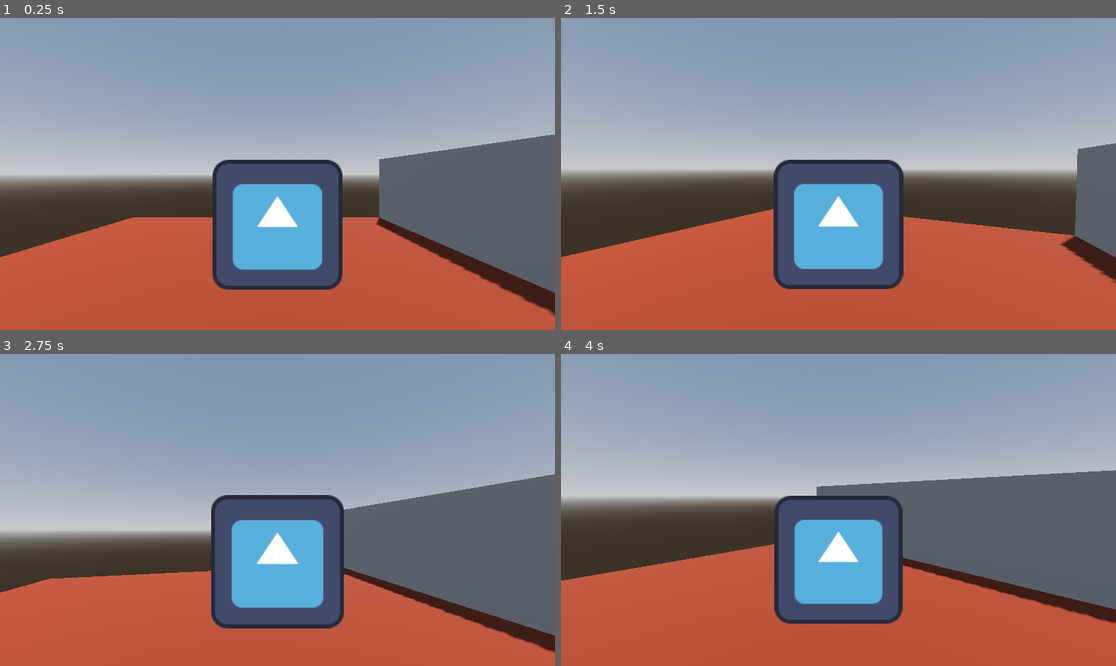
Above: before the commit, frames 1-4 (two rows, left to right).
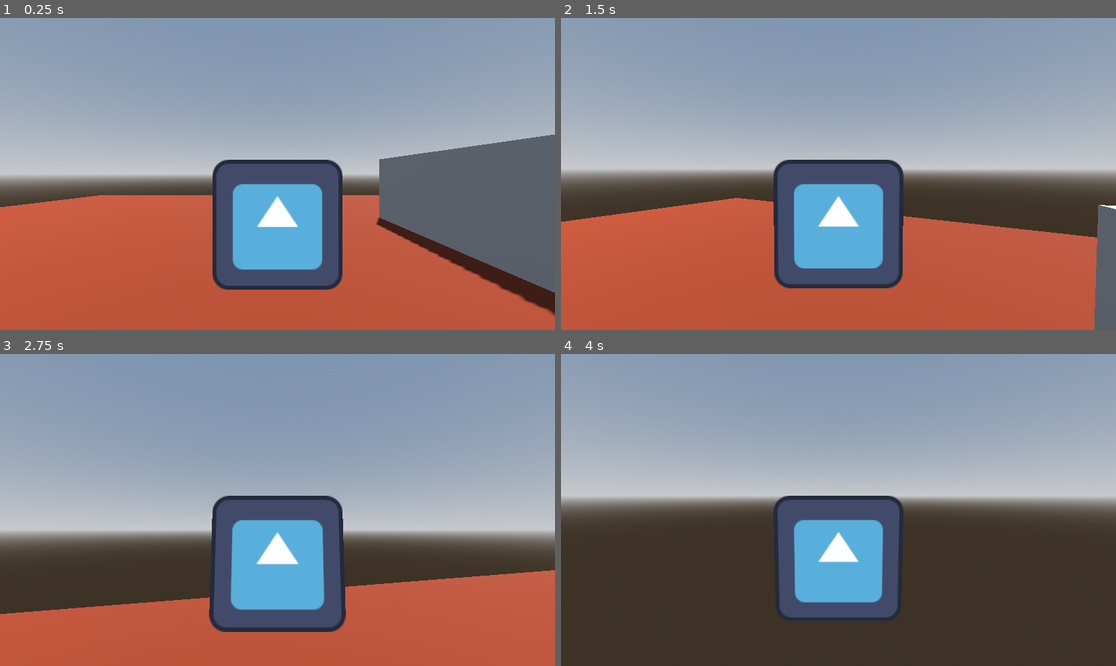
Above: after the commit, the same moments.

Repository: MitchellOpitz/Do-you-WANNA-Jam-2025
Game: Godot game, scene res://scenes/world.tscn
The game is run twice, just before and just after one commit, with the same random seed, the same clock (stepped at 60 frames per second) and the same inputs. This scene is started directly instead of the project's main scene. The engine's default icon, where the game draws it, is replaced by a stand-in: a white triangle on a blue panel in a dark square.
Inputs (mouse positions are in pixels of both pictures, inside the frame that each line leads up to):
- Up to frame 1 (0.25 s): no input
- Up to frame 2 (1.5 s): tap Enter at 0.5 s; move the mouse to (866, 174) at 0.52 s; hold E (interact, bound only after the commit) 0.53-1.28 s; hold W (forward, bound only after the commit) from 0.53 s (still down); tap Space (jump, bound only after the commit) at 0.77, 0.8, 1.07, 1.35 s; move the mouse to (810, 174) at 1.27 s
- Up to frame 3 (2.75 s): keep holding W (forward, bound only after the commit); tap Space (jump, bound only after the commit) at 1.52, 1.82, 2.3 s; tap E (interact, bound only after the commit) at 1.55 s; move the mouse to (288, 503) at 2.02 s; hold E (interact, bound only after the commit) from 2.03 s (still down)
- Up to frame 4 (4 s): keep holding W (forward, bound only after the commit); move the mouse to (832, 516) at 2.77 s; release E (interact, bound only after the commit) at 2.78 s; tap E (interact, bound only after the commit) at 2.85 s; tap Space (jump, bound only after the commit) at 3.02, 3.32, 3.5, 3.6, 3.77 s; move the mouse to (877, 513) at 3.52 s

The runs differ from the first frame. In frame 1, 4.4% of the frame differs, in the area x 0-69%, y 56-77%; in frame 2, 6.4%; in frame 3, 19%; in frame 4, 39%, in the area x 0-100%, y 37-100%.

Commit message:
Added EventArea
Event area is a base for interactables such as the patches. Has a basic interaction system with an Area3D, and a billboard sprite with some tweens for visibility.

Diff:
--- a/Player/player.gd
+++ b/Player/player.gd
@@ -1,4 +1,5 @@
-extends CharacterBody3D
+# class_name makes Player available for type checking.
+class_name Player extends CharacterBody3D
 
 
 const SPEED = 5.0
--- a/Player/player.tscn
+++ b/Player/player.tscn
@@ -23,7 +23,7 @@
 shape = SubResource("CapsuleShape3D_gmniv")
 
 [node name="AnimatedSprite3D" type="AnimatedSprite3D" parent="."]
-billboard = 1
+billboard = 2
 sprite_frames = SubResource("SpriteFrames_3tggx")
 
 [node name="HeadControl" type="Node3D" parent="."]
--- a/project.godot
+++ b/project.godot
@@ -15,6 +15,48 @@
 config/features=PackedStringArray("4.3", "GL Compatibility")
 config/icon="res://icon.svg"
 
+[input]
+
+left={
+"deadzone": 0.5,
+"events": [Object(InputEventKey,"resource_local_to_scene":false,"resource_name":"","device":-1,"window_id":0,"alt_pressed":false,"shift_pressed":false,"ctrl_pressed":false,"meta_pressed":false,"pressed":false,"keycode":0,"physical_keycode":65,"key_label":0,"unicode":97,"location":0,"echo":false,"script":null)
+, Object(InputEventKey,"resource_local_to_scene":false,"resource_name":"","device":-1,"window_id":0,"alt_pressed":false,"shift_pressed":false,"ctrl_pressed":false,"meta_pressed":false,"pressed":false,"keycode":0,"physical_keycode":4194319,"key_label":0,"unicode":0,"location":0,"echo":false,"script":null)
+]
+}
+right={
+"deadzone": 0.5,
+"events": [Object(InputEventKey,"resource_local_to_scene":false,"resource_name":"","device":-1,"window_id":0,"alt_pressed":false,"shift_pressed":false,"ctrl_pressed":false,"meta_pressed":false,"pressed":false,"keycode":0,"physical_keycode":68,"key_label":0,"unicode":100,"location":0,"echo":false,"script":null)
+, Object(InputEventKey,"resource_local_to_scene":false,"resource_name":"","device":-1,"window_id":0,"alt_pressed":false,"shift_pressed":false,"ctrl_pressed":false,"meta_pressed":false,"pressed":false,"keycode":0,"physical_keycode":4194321,"key_label":0,"unicode":0,"location":0,"echo":false,"script":null)
+]
+}
+forward={
+"deadzone": 0.5,
+"events": [Object(InputEventKey,"resource_local_to_scene":false,"resource_name":"","device":-1,"window_id":0,"alt_pressed":false,"shift_pressed":false,"ctrl_pressed":false,"meta_pressed":false,"pressed":false,"keycode":0,"physical_keycode":87,"key_label":0,"unicode":119,"location":0,"echo":false,"script":null)
+, Object(InputEventKey,"resource_local_to_scene":false,"resource_name":"","device":-1,"window_id":0,"alt_pressed":false,"shift_pressed":false,"ctrl_pressed":false,"meta_pressed":false,"pressed":false,"keycode":0,"physical_keycode":4194320,"key_label":0,"unicode":0,"location":0,"echo":false,"script":null)
+]
+}
+backward={
+"deadzone": 0.5,
+"events": [Object(InputEventKey,"resource_local_to_scene":false,"resource_name":"","device":-1,"window_id":0,"alt_pressed":false,"shift_pressed":false,"ctrl_pressed":false,"meta_pressed":false,"pressed":false,"keycode":0,"physical_keycode":83,"key_label":0,"unicode":115,"location":0,"echo":false,"script":null)
+, Object(InputEventKey,"resource_local_to_scene":false,"resource_name":"","device":-1,"window_id":0,"alt_pressed":false,"shift_pressed":false,"ctrl_pressed":false,"meta_pressed":false,"pressed":false,"keycode":0,"physical_keycode":4194322,"key_label":0,"unicode":0,"location":0,"echo":false,"script":null)
+]
+}
+jump={
+"deadzone": 0.5,
+"events": [Object(InputEventKey,"resource_local_to_scene":false,"resource_name":"","device":-1,"window_id":0,"alt_pressed":false,"shift_pressed":false,"ctrl_pressed":false,"meta_pressed":false,"pressed":false,"keycode":0,"physical_keycode":32,"key_label":0,"unicode":32,"location":0,"echo":false,"script":null)
+]
+}
+cancel={
+"deadzone": 0.5,
+"events": [Object(InputEventKey,"resource_local_to_scene":false,"resource_name":"","device":-1,"window_id":0,"alt_pressed":false,"shift_pressed":false,"ctrl_pressed":false,"meta_pressed":false,"pressed":false,"keycode":0,"physical_keycode":4194305,"key_label":0,"unicode":0,"location":0,"echo":false,"script":null)
+]
+}
+interact={
+"deadzone": 0.5,
+"events": [Object(InputEventKey,"resource_local_to_scene":false,"resource_name":"","device":-1,"window_id":0,"alt_pressed":false,"shift_pressed":false,"ctrl_pressed":false,"meta_pressed":false,"pressed":false,"keycode":0,"physical_keycode":69,"key_label":0,"unicode":101,"location":0,"echo":false,"script":null)
+]
+}
+
 [rendering]
 
 renderer/rendering_method="gl_compatibility"
--- /dev/null
+++ b/scenes/event_area.tscn
@@ -0,0 +1,27 @@
+[gd_scene load_steps=4 format=3 uid="uid://dtjvu7wxx0uyv"]
+
+[ext_resource type="Script" path="res://scripts/event_area.gd" id="1_gy3py"]
+[ext_resource type="Texture2D" uid="uid://88urqbq63jw7" path="res://icon.svg" id="1_s6cer"]
+
+[sub_resource type="SphereShape3D" id="SphereShape3D_p8oe2"]
+radius = 2.0
+
+[node name="EventArea" type="Node3D"]
+script = ExtResource("1_gy3py")
+
+[node name="Sprite3D" type="Sprite3D" parent="."]
+billboard = 1
+texture = ExtResource("1_s6cer")
+
+[node name="Area3D" type="Area3D" parent="."]
+
+[node name="CollisionShape3D" type="CollisionShape3D" parent="Area3D"]
+shape = SubResource("SphereShape3D_p8oe2")
+
+[node name="CompletionTimer" type="Timer" parent="."]
+wait_time = 2.0
+one_shot = true
+
+[connection signal="body_entered" from="Area3D" to="." method="_on_area_3d_body_entered"]
+[connection signal="body_exited" from="Area3D" to="." method="_on_area_3d_body_exited"]
+[connection signal="timeout" from="CompletionTimer" to="." method="_on_completion_timer_timeout"]
--- a/scenes/world.tscn
+++ b/scenes/world.tscn
@@ -1,6 +1,7 @@
-[gd_scene load_steps=8 format=3 uid="uid://rqpkgkt0ab7m"]
+[gd_scene load_steps=9 format=3 uid="uid://rqpkgkt0ab7m"]
 
 [ext_resource type="PackedScene" uid="uid://b6dxse7cc00s7" path="res://Player/player.tscn" id="1_3xt83"]
+[ext_resource type="PackedScene" uid="uid://dtjvu7wxx0uyv" path="res://scenes/event_area.tscn" id="2_slnt2"]
 
 [sub_resource type="ProceduralSkyMaterial" id="ProceduralSkyMaterial_qfu3t"]
 sky_horizon_color = Color(0.64625, 0.65575, 0.67075, 1)
@@ -15,7 +16,7 @@
 tonemap_mode = 2
 
 [sub_resource type="PlaneMesh" id="PlaneMesh_7is7r"]
-size = Vector2(10, 10)
+size = Vector2(25, 25)
 
 [sub_resource type="StandardMaterial3D" id="StandardMaterial3D_pr81g"]
 albedo_color = Color(0.39, 0.1365, 0, 1)
@@ -44,3 +45,11 @@
 
 [node name="Player" parent="." instance=ExtResource("1_3xt83")]
 transform = Transform3D(1, 0, 0, 0, 1, 0, 0, 0, 1, 0, 1, 0)
+
+[node name="Events" type="Node3D" parent="."]
+
+[node name="EventArea" parent="Events" instance=ExtResource("2_slnt2")]
+transform = Transform3D(1, 0, 0, 0, 1, 0, 0, 0, 1, -6, 1, 0)
+
+[node name="EventArea2" parent="Events" instance=ExtResource("2_slnt2")]
+transform = Transform3D(1, 0, 0, 0, 1, 0, 0, 0, 1, 7, 1, 0)
--- /dev/null
+++ b/scripts/event_area.gd
@@ -0,0 +1,41 @@
+class_name EventArea extends Node3D
+
+var player_in_area : bool = false
+var holding_interact : bool = false
+
+var active_tween : Tween
+
+func _input(event: InputEvent) -> void:
+	if player_in_area and event.is_action_pressed("interact") and not holding_interact:
+		holding_interact = true
+		$CompletionTimer.start()
+		var completion_tween = create_tween()
+		active_tween = completion_tween
+		active_tween.tween_property($Sprite3D, "modulate", Color("000000"), $CompletionTimer.wait_time)
+	if player_in_area and event.is_action_released("interact") and holding_interact:
+		holding_interact = false
+		$CompletionTimer.stop()
+		if active_tween:
+			active_tween.kill()
+		var reset_tween = create_tween()
+		active_tween = reset_tween
+		active_tween.tween_property($Sprite3D, "modulate", Color("ffffff"), 0.5)
+
+func _on_area_3d_body_entered(body: Node3D) -> void:
+	if body is Player:
+		player_in_area = true
+		var color_tween = create_tween()
+		color_tween.tween_property($Sprite3D, "modulate", Color("82ff86"), 0.5)
+
+
+func _on_area_3d_body_exited(body: Node3D) -> void:
+	if body is Player:
+		player_in_area = false
+		$CompletionTimer.stop()
+		var color_tween = create_tween()
+		color_tween.tween_property($Sprite3D, "modulate", Color("ffffff"), 0.5)
+
+
+func _on_completion_timer_timeout() -> void:
+	# very temporary. Remove self after completing interaction
+	self.queue_free()
